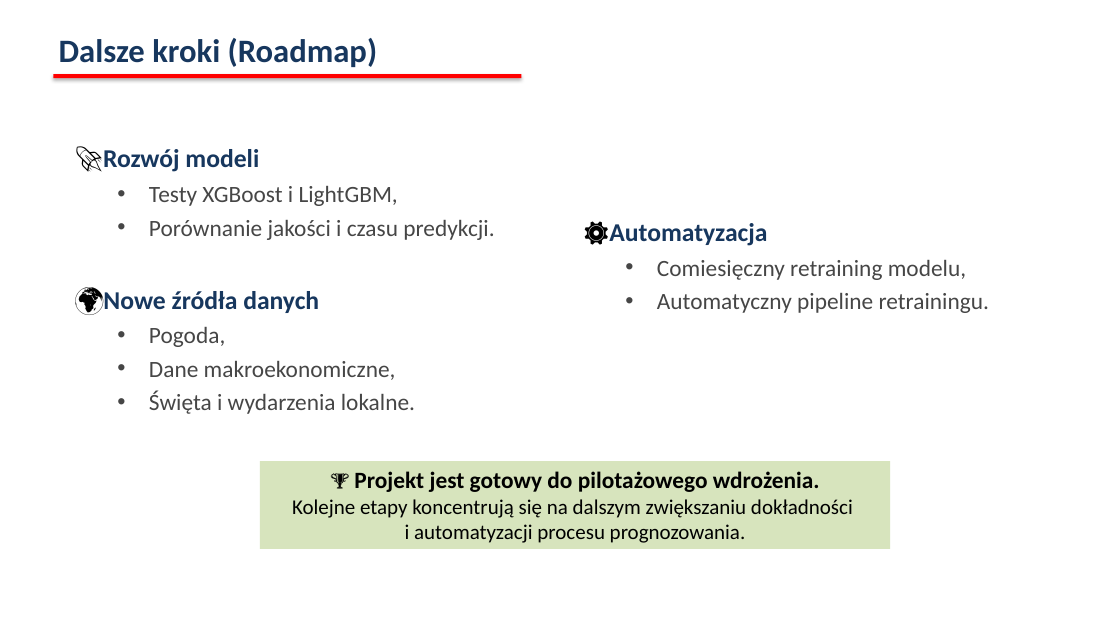
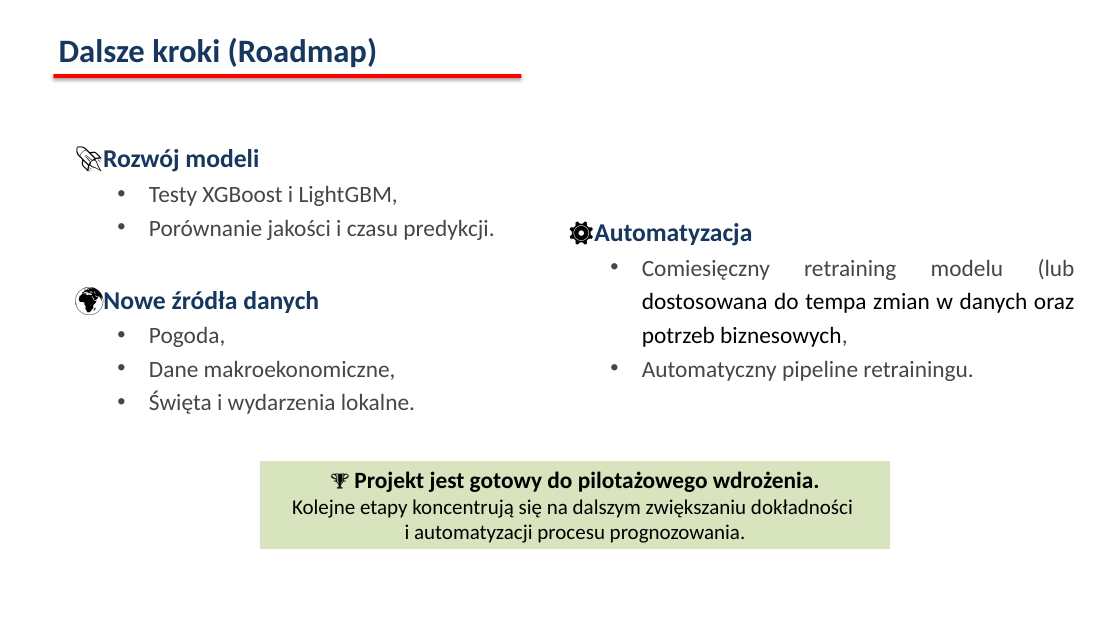
Before and after one commit to infoshareacademy/jdszr24-grupa-1, a slide deck: slide 9 of presentation/Rossmann_presentation.pptx. Drawn at 1120x630 pixels with LibreOffice and Linux fonts; fonts in the diff are those of the drawing. Boxes give left, top, right and bottom in pixels: in the first picture for what was removed or moved away, otherwise in the second. Text is boxed around its words. In the diff, an @@ line names an element or a change of style, - is before the commit and + after.

```diff
--- a/presentation/Rossmann_presentation.pptx
+++ b/presentation/Rossmann_presentation.pptx
@@ text "⚙️Automatyzacja": place and size @@
-text "⚙️Automatyzacja" at bbox=[609, 223, 989, 313]
+text "⚙️Automatyzacja" at bbox=[594, 223, 1075, 381]
@@ text at bbox=[642, 259, 1075, 347]: text changed; text colour #464646 to #000000 @@
-  • Comiesięczny retraining modelu,
+  • Comiesięczny retraining modelu (lub dostosowana do tempa zmian w danych oraz potrzeb biznesowych,
```
Also in this commit, not shown: 5 other slides changed.
